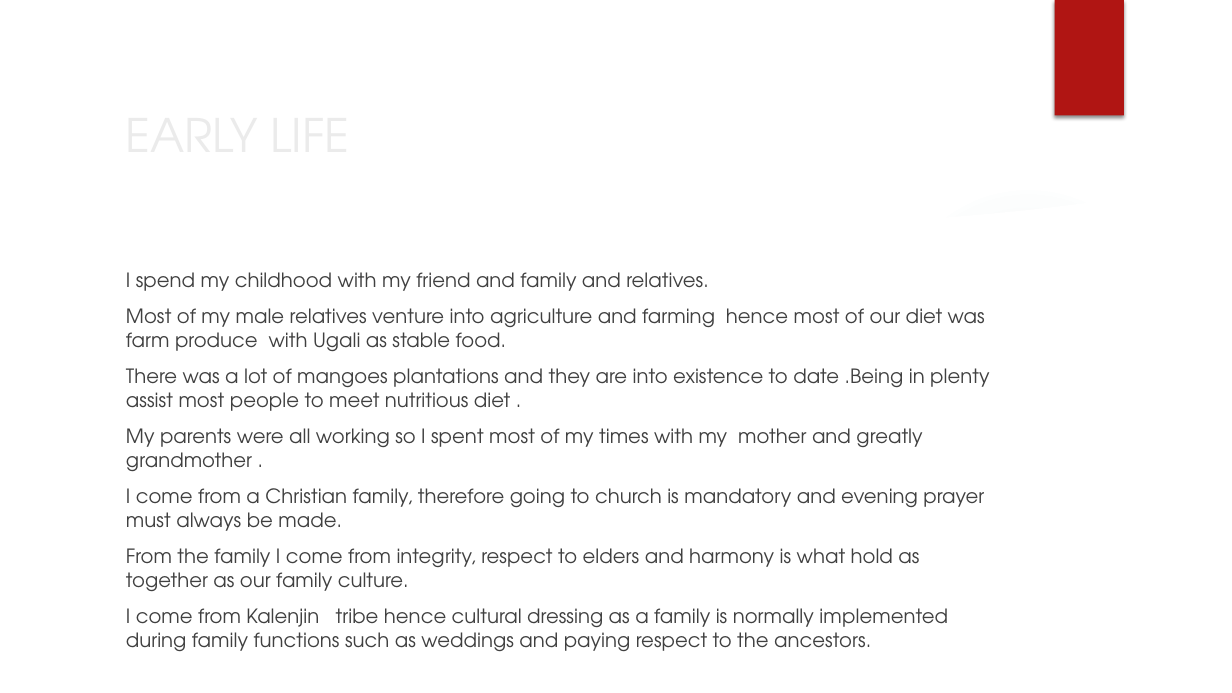
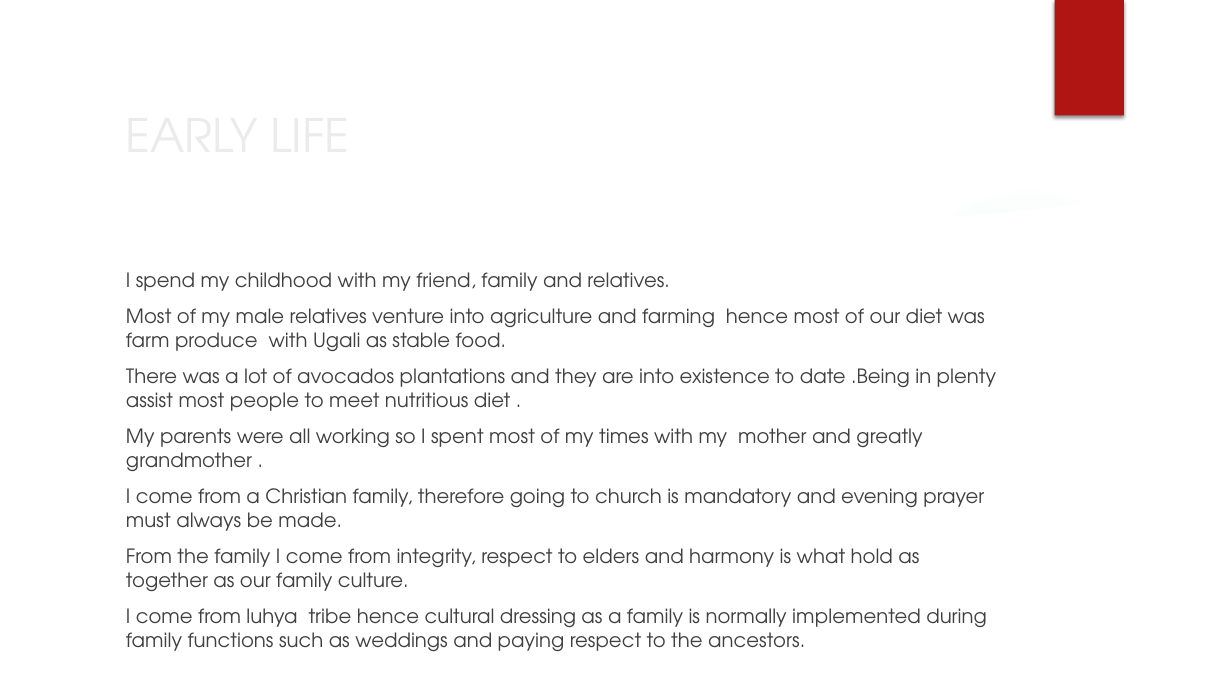
Before and after one commit to emmanakitare/capstone-portfolio, a slide deck: slide 4 of Nakitare_capstone_project/(3) powerpoint presentation autobiography.pptx. Drawn at 1232x693 pixels with LibreOffice and Linux fonts; fonts in the diff are those of the drawing; background and template pictures are left out. Boxes give left, top, right and bottom in pixels: in the first picture for what was removed or moved away, otherwise in the second. Text is boxed around its words. In the diff, an @@ line names an element or a change of style, - is before the commit and + after.

```diff
--- a/Nakitare_capstone_project/(3) powerpoint presentation autobiography.pptx
+++ b/Nakitare_capstone_project/(3) powerpoint presentation autobiography.pptx
@@ text at [126,272,669,291]: text changed @@
-I spend my childhood with my friend and family and relatives.
+I spend my childhood with my friend, family and relatives.
@@ text at [126,368,996,411]: text changed @@
-There was a lot of mangoes plantations and they are into existence to date .Being in plenty assist most people to meet nutritious diet .
+There was a lot of avocados plantations and they are into existence to date .Being in plenty assist most people to meet nutritious diet .
@@ text at [126,608,987,651]: text changed @@
-I come from Kalenjin tribe hence cultural dressing as a family is normally implemented during family functions such as weddings and paying respect to the ancestors.
+I come from luhya tribe hence cultural dressing as a family is normally implemented during family functions such as weddings and paying respect to the ancestors.
```
Also in this commit, not shown: 7 other slides changed, 10 other files.
